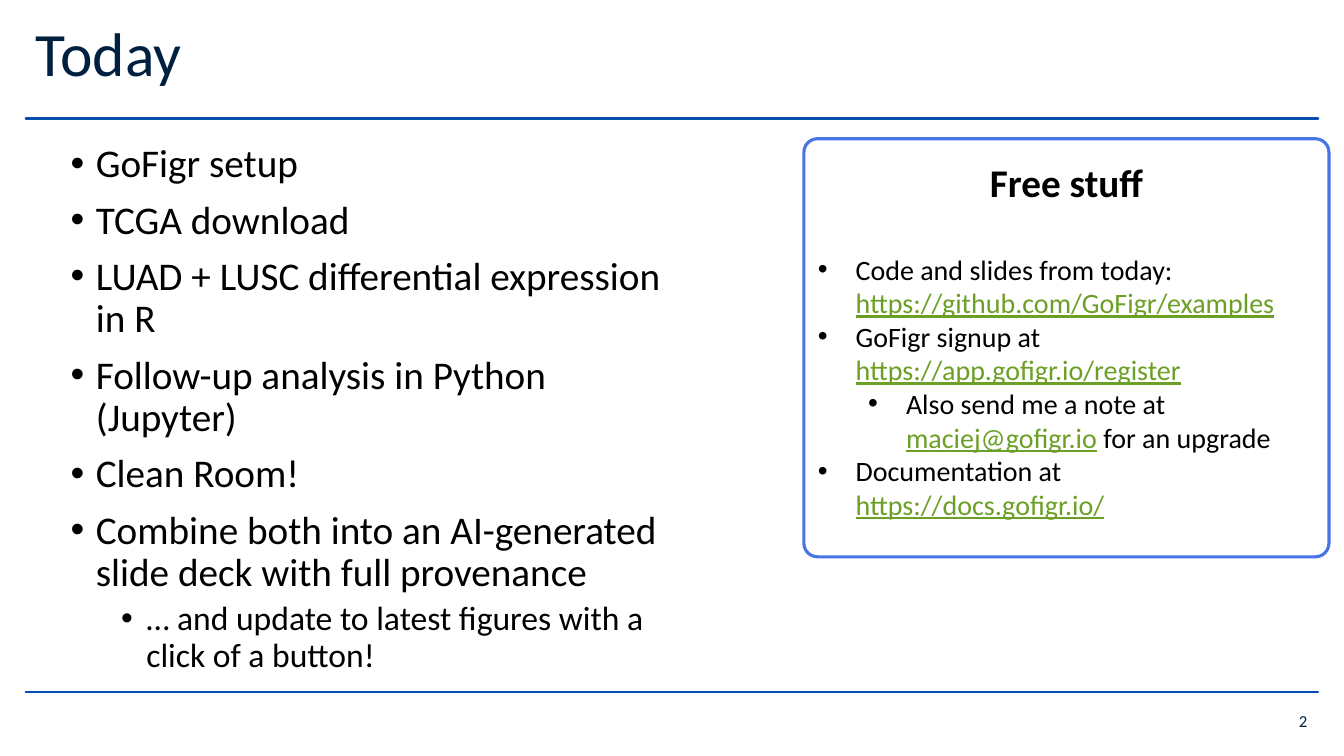
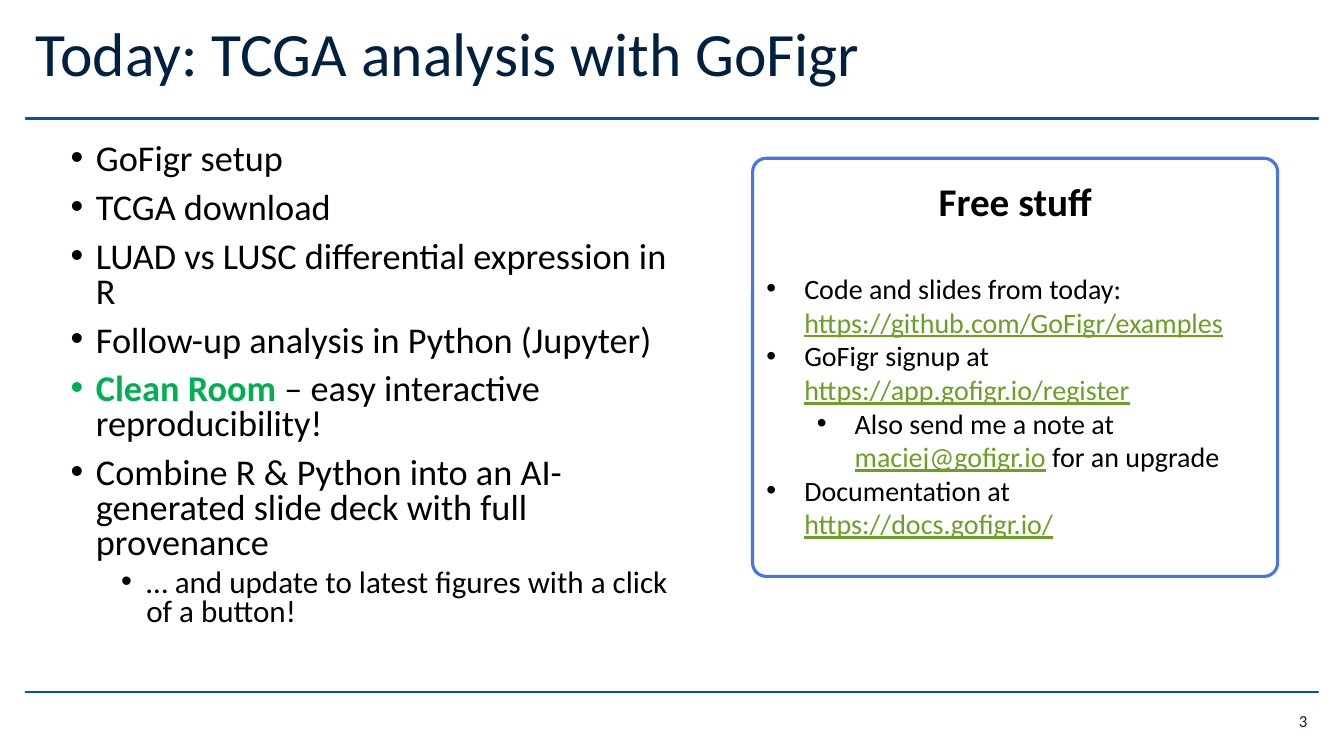
Before and after one commit to GoFigr/examples, a slide deck: slide 3 of webinar_2026_04_08/GoFigr Webinar - April 8, 2026.pptx (slide 2 before the commit). Drawn at 1344x756 pixels with LibreOffice and Linux fonts; fonts in the diff are those of the drawing; background and template pictures are left out. Boxes give left, top, right and bottom in pixels: in the first picture for what was removed or moved away, otherwise in the second. Text is boxed around its words. In the diff, an @@ line names an element or a change of style, - is before the commit and + after.

Commit message:
Slides

```diff
--- a/webinar_2026_04_08/GoFigr Webinar - April 8, 2026.pptx
+++ b/webinar_2026_04_08/GoFigr Webinar - April 8, 2026.pptx
@@ title at box(36, 33, 859, 87): text changed @@
-Today
+Today: TCGA analysis with GoFigr
@@ text at box(96, 146, 668, 623): size 28 to 25.9 pt in "GoFigr setup", "TCGA download", "Follow-up analysis in Python (Jupyter)"; size 24 to 22.2 pt in "… and update to latest figures with ..."; line spacing 0.9 to 0.8 @@
@@ rounded rectangle "Free stuff": place and size @@
-rounded rectangle "Free stuff" at box(805, 139, 1330, 558)
+rounded rectangle "Free stuff" at box(753, 158, 1278, 577)
@@ text at box(96, 243, 666, 304): text changed; size 28 to 25.9 pt @@
-• LUAD + LUSC differential expression in R
+• LUAD vs LUSC differential expression in R
@@ text at box(96, 375, 562, 561): text changed; size 28 to 25.9 pt @@
-• Clean Room!
-• Combine both into an AI-generated slide deck with full provenance
+• Clean Room – easy interactive reproducibility!
+• Combine R & Python into an AI-generated slide deck with full provenance
@@ page number at box(1299, 716, 1307, 727): text changed @@
-2
+3
```
Also in this commit, not shown: 3 other slides changed, 1 slide added, 1 slide removed.
